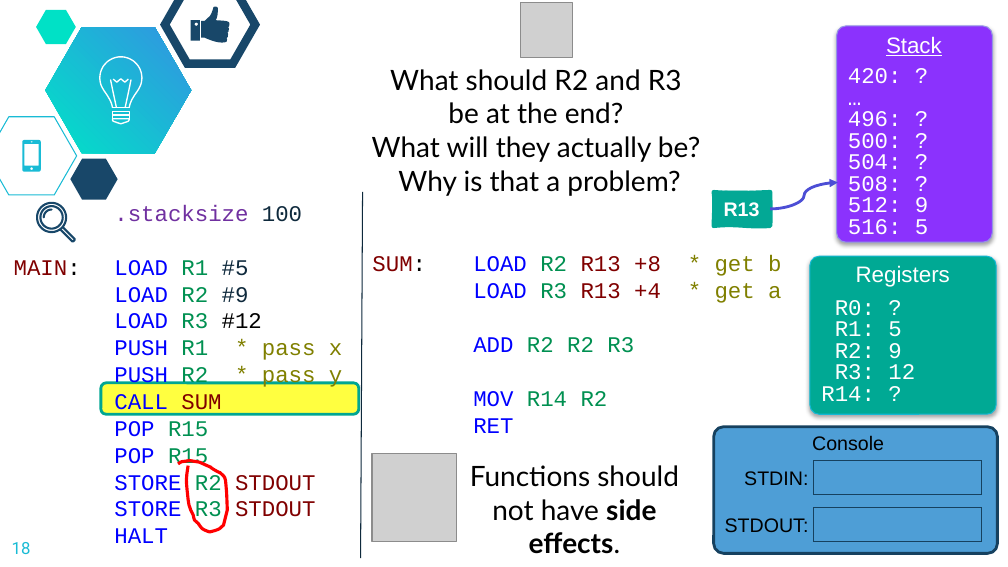
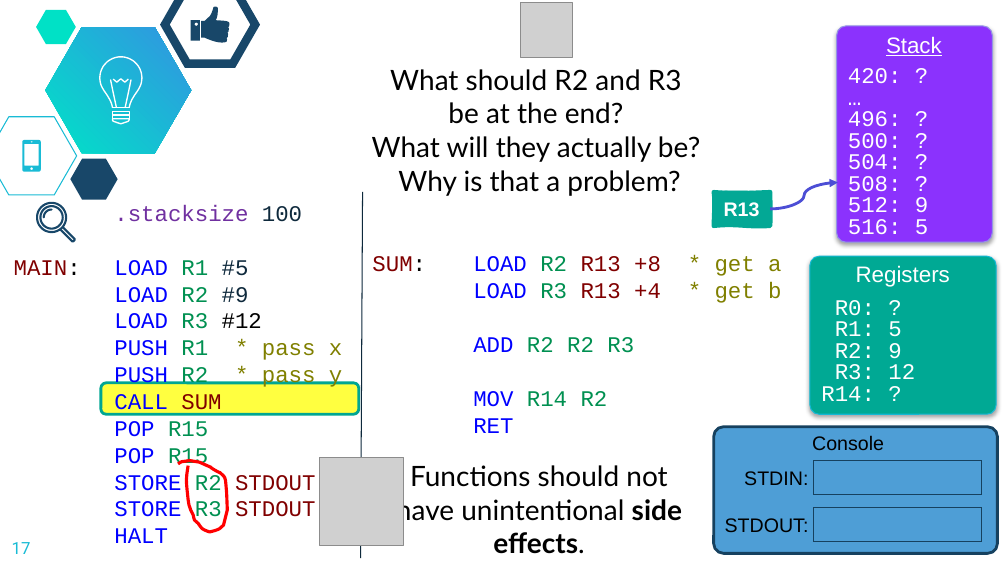
Before and after one commit to dickinson-comp256/COMP256, a slide deck: slide 17 of docs/slides/19-S-ImplementingFunctions.pptx (slide 18 before the commit). Drawn at 1008x567 pixels with LibreOffice and Linux fonts; fonts in the diff are those of the drawing; grey boxes stand for pictures; background and template pictures are left out. Boxes give left, top, right and bottom in pixels: in the first picture for what was removed or moved away, otherwise in the second. Text is boxed around its words. In the diff, an @@ line names an element or a change of style, - is before the commit and + after.

```diff
--- a/docs/slides/19-S-ImplementingFunctions.pptx
+++ b/docs/slides/19-S-ImplementingFunctions.pptx
@@ text at (372,256,781,303): text changed @@
-SUM: LOAD R2 R13 +8 * get b
-LOAD R3 R13 +4 * get a
+SUM: LOAD R2 R13 +8 * get a
+LOAD R3 R13 +4 * get b
@@ picture: place and size @@
-picture at (372,454,457,541)
+picture at (320,458,404,545)
@@ text at (396,465,682,554): text changed @@
-Functions should not have side effects.
+Functions should not have unintentional side effects.
@@ page number at (12,542,31,554): text changed @@
-18
+17
```
Also in this commit, not shown: 13 other slides changed, 1 slide removed.
